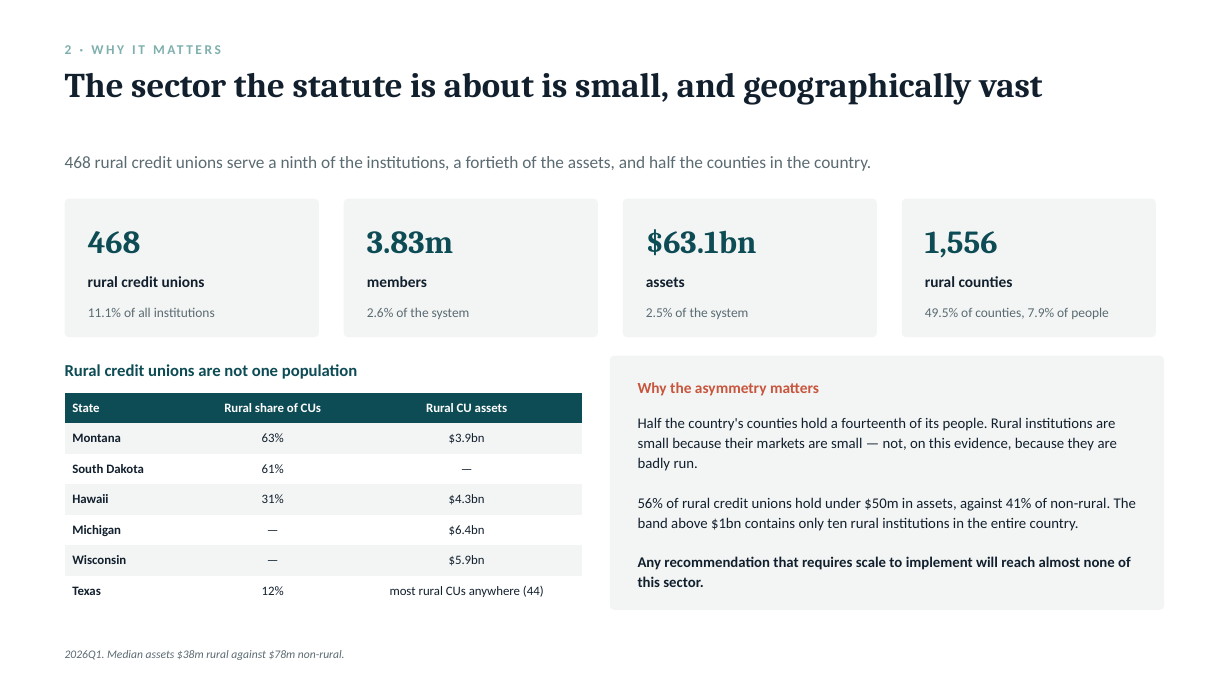
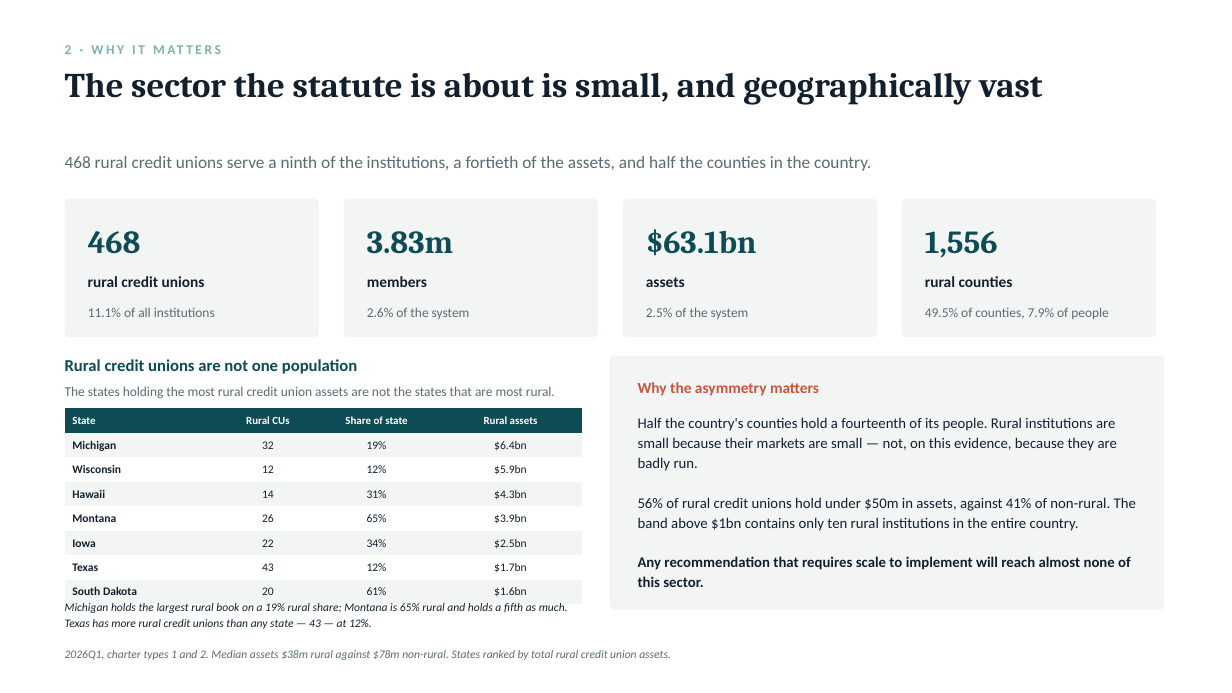
Before and after one commit to saurabhcdatta/Rural-Credit-Unions, a slide deck: slide 7 of Rural.pptx. Drawn at 1232x693 pixels with LibreOffice and Linux fonts; fonts in the diff are those of the drawing. Boxes give left, top, right and bottom in pixels: in the first picture for what was removed or moved away, otherwise in the second. Text is boxed around its words. In the diff, an @@ line names an element or a change of style, - is before the commit and + after.

```diff
--- a/Rural.pptx
+++ b/Rural.pptx
@@ text "Rural credit unions are not ...": place and size @@
-text "Rural credit unions are not ..." at <box>65,364,357,379</box>
+text "Rural credit unions are not ..." at <box>65,359,357,374</box>
@@ text added at <box>65,386,555,399</box>, 10.5 pt, text #5B6B72 @@
+The states holding the most rural credit union assets are not the states that are most rural.
@@ table at <box>65,409,582,600</box> @@
-State | Rural share of CUs | Rural CU assets
-Montana | 63% | $3.9bn
-South Dakota | 61% | —
-Hawaii | 31% | $4.3bn
-Michigan | — | $6.4bn
-Wisconsin | — | $5.9bn
-Texas | 12% | most rural CUs anywhere (44)
+State | Rural CUs | Share of state | Rural assets
+Michigan | 32 | 19% | $6.4bn
+Wisconsin | 12 | 12% | $5.9bn
+Hawaii | 14 | 31% | $4.3bn
+Montana | 26 | 65% | $3.9bn
+Iowa | 22 | 34% | $2.5bn
+Texas | 43 | 12% | $1.7bn
+South Dakota | 20 | 61% | $1.6bn
@@ table: place and size @@
-table at <box>65,393,582,601</box>
+table at <box>65,409,582,600</box>
@@ text added at <box>65,603,568,629</box>, 9 pt, text #12202E, italic @@
+Michigan holds the largest rural book on a 19% rural share; Montana is 65% rural and holds a fifth as much. Texas has more rural credit unions than any state — 43 — at 12%.
@@ text at <box>65,650,671,660</box>: text changed @@
-2026Q1. Median assets $38m rural against $78m non-rural.
+2026Q1, charter types 1 and 2. Median assets $38m rural against $78m non-rural. States ranked by total rural credit union assets.
```
Also in this commit, not shown: 12 other slides changed, 3 slides added, 3 slides removed, 1 other file.
